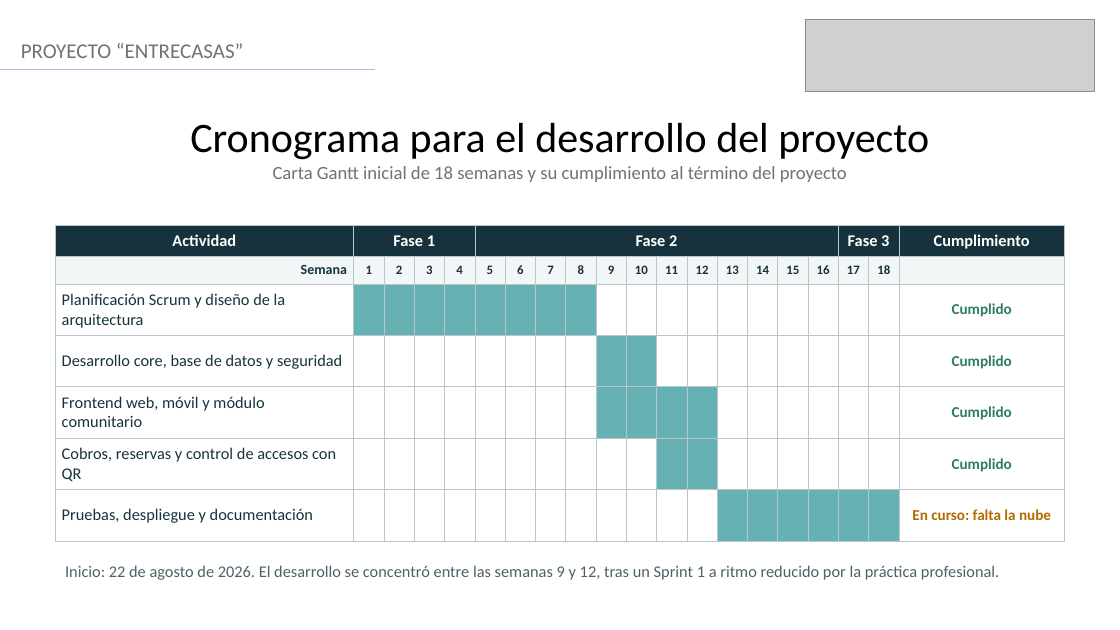
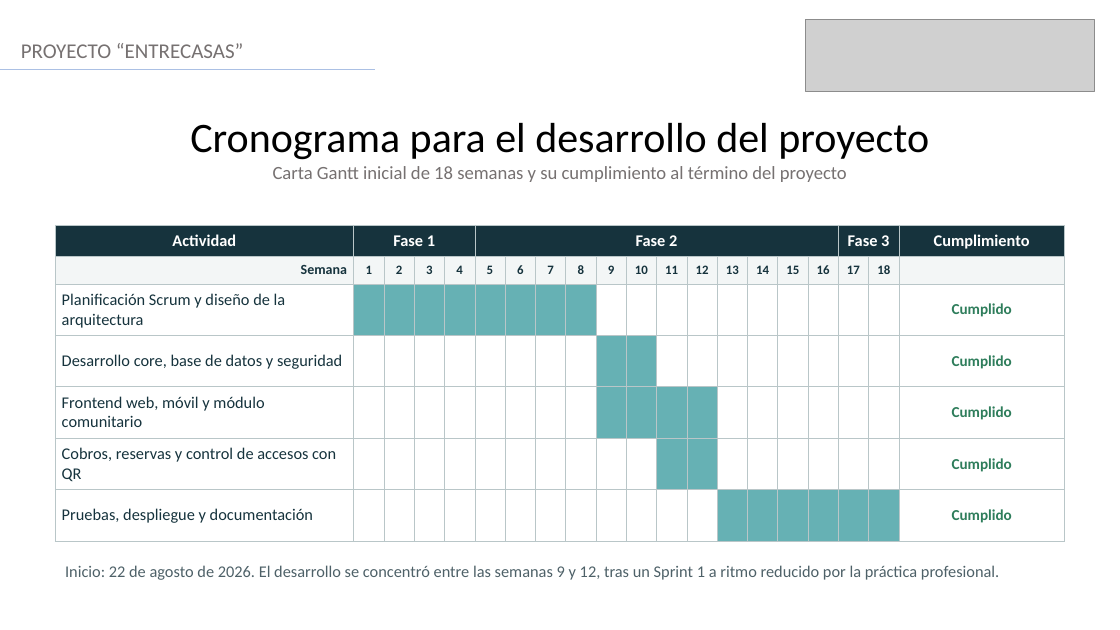
Before and after one commit to JonasMateosValenzuelaLopez/ProyectoTesis, a slide deck: slide 7 of FASE-3/Evidencias Grupales/Presentación final EntreCasas.pptx. Drawn at 1120x630 pixels with LibreOffice and Linux fonts; fonts in the diff are those of the drawing; grey boxes stand for pictures. Boxes give left, top, right and bottom in pixels: in the first picture for what was removed or moved away, otherwise in the second. Text is boxed around its words. In the diff, an @@ line names an element or a change of style, - is before the commit and + after.

Commit message:
Documentación alineada al despliegue en la nube; informe 2.6 y presentaciones actualizadas

```diff
--- a/FASE-3/Evidencias Grupales/Presentación final EntreCasas.pptx
+++ b/FASE-3/Evidencias Grupales/Presentación final EntreCasas.pptx
@@ table at bbox=[55, 225, 1064, 541] @@
-row 7, column 20: En curso: falta la nube
+row 7, column 20: Cumplido
```
Also in this commit, not shown: 5 other slides changed, 8 other files.
